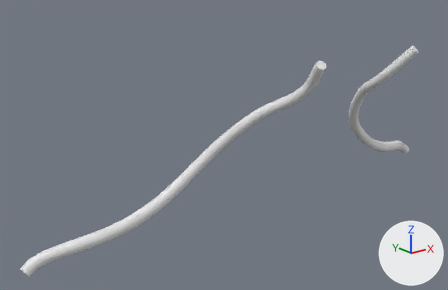
The glTF model public/assets/vascular/va_ccfa__inferior_petrosal_sinus.glb as it was, and as the next commit left it.
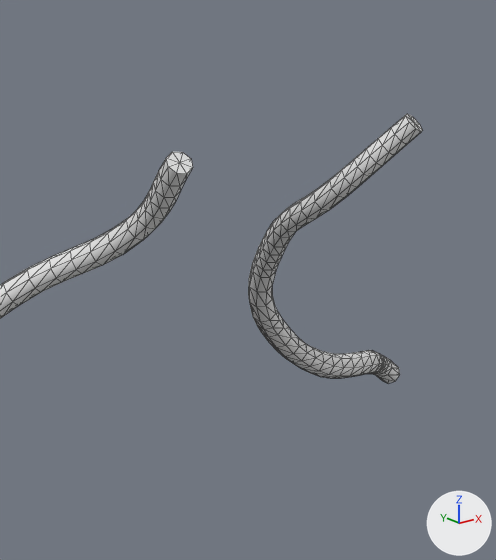
Each version is shown whole from a camera (50 mm lens) standing at (-68.4, -48.5, 6.9) and looking at (-11.0, 23.2, -21.7), then close up on the part from 56% to 100% of the width and 0% to 77% of the height. Arrows for +X, +Y and +Z are at lower right; the lights stay in place. The first two pictures are the older version. The close-ups show mesh edges as thin lines. Where no turn or scale is listed for an object, it has been applied to the vertices. Vertices at exactly the same position are counted once.

In view in the first close-up: 'L', 'R'.
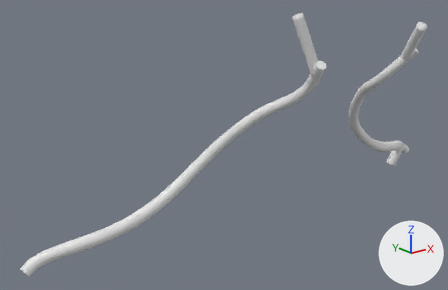
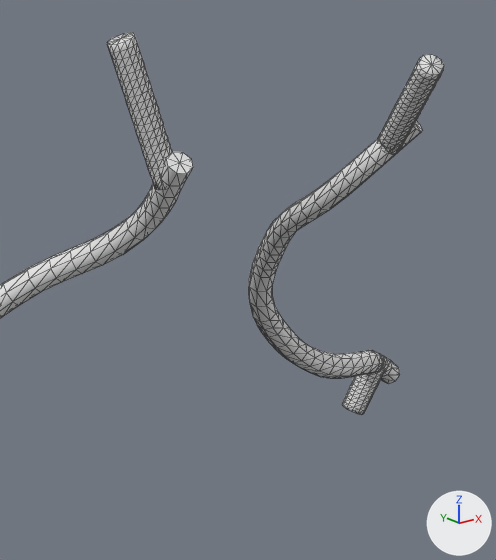
Where the newer file only moved an object's origin or applied its transform, the numbers keep the older frame.

Changed parts and their boxes [x1, y1, x2, y2] in the close-ups (496 x 560 px):
'R', reshaped (13% wider, 34% taller)
    before: [248, 114, 422, 384]
    after: [248, 54, 444, 415]
'L', reshaped
    before: [0, 152, 193, 318]
    after: [0, 32, 193, 318]
part 1 of me_l, added
    after: [107, 32, 172, 190]
part 2 of me_r, added
    after: [378, 54, 444, 153]
part 3 of me_r, added
    after: [342, 368, 385, 415]

The change, as a diff of the scene's bpy script:
```diff
--- a/public/assets/vascular/va_ccfa__inferior_petrosal_sinus.glb.py
+++ b/public/assets/vascular/va_ccfa__inferior_petrosal_sinus.glb.py
@@ me_l @@
 # used by ob_l; location = (-25.39, 16.27, -20.98)
-me_l.from_pydata(...)  # 314 vertices, 624 faces; spans x -17.4..17.4, y -12.1..12.1, z -14.6..14.6
+me_l.from_pydata(...)  # 568 vertices, 1128 faces; spans x -17.4..17.4, y -12.1..12.1, z -14.6..20.6
+# me_l part 1: a new loose piece of 254 vertices spanning x 12.3..16.5, y -11.0..-8.7, z 12.5..20.6
@@ me_r @@
 # used by ob_r; location = (26.15, 16.63, -20.85)
-me_r.from_pydata(...)  # 314 vertices, 624 faces; spans x -17.8..17.8, y -12.0..12.0, z -14.5..14.5
+me_r.from_pydata(...)  # 666 vertices, 1320 faces; spans x -19.6..17.8, y -15.0..12.0, z -16.1..18.4
+# me_r part 2: a new loose piece of 218 vertices spanning x -19.6..-15.6, y -15.0..-9.7, z 12.2..18.4
+# me_r part 3: a new loose piece of 134 vertices spanning x 10.8..13.9, y 8.8..11.7, z -16.1..-11.4
```
